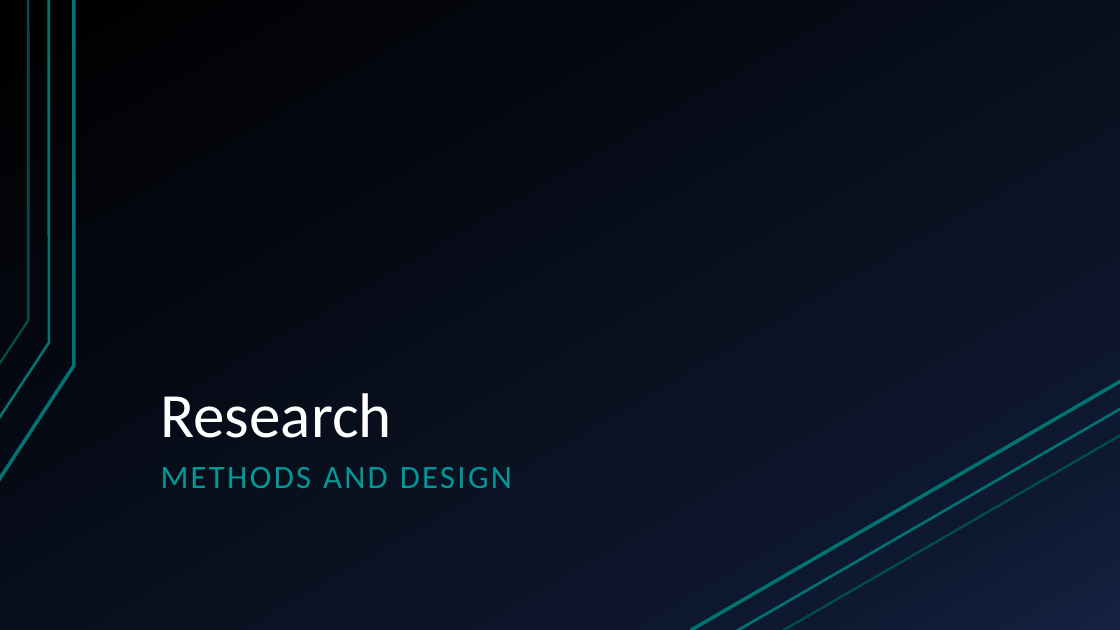
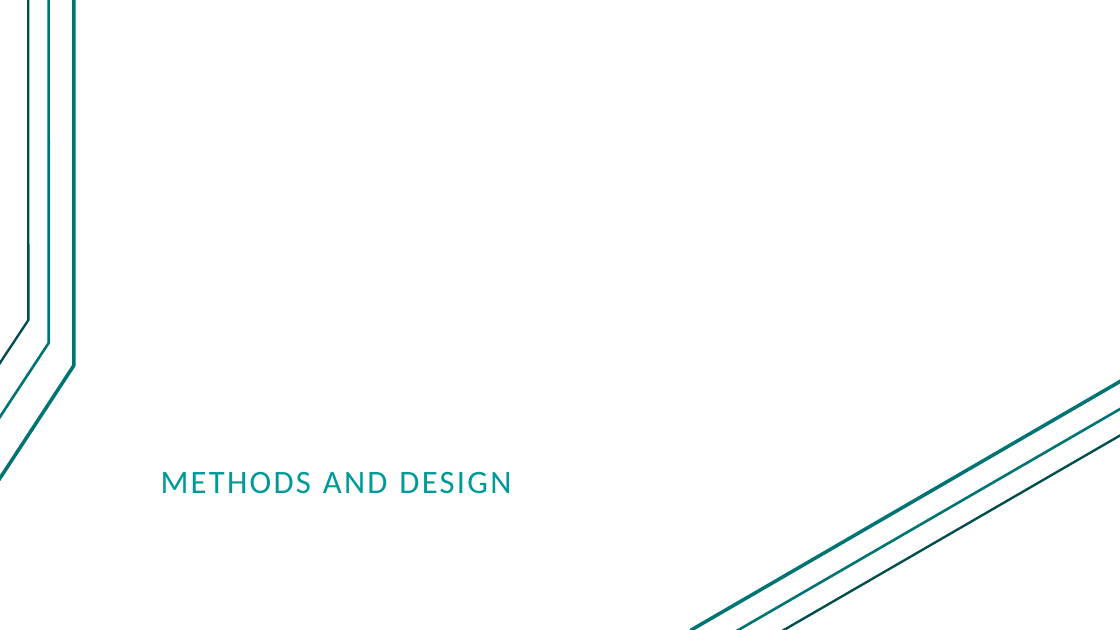
Before and after one commit to giacoppd/Security-For-Robotics, a slide deck: slide 4 of docs/progress_report/progress_report.pptx. Drawn at 1120x630 pixels with LibreOffice and Linux fonts; fonts in the diff are those of the drawing. Boxes give left, top, right and bottom in pixels: in the first picture for what was removed or moved away, otherwise in the second. Text is boxed around its words. In the diff, an @@ line names an element or a change of style, - is before the commit and + after.

```diff
--- a/docs/progress_report/progress_report.pptx
+++ b/docs/progress_report/progress_report.pptx
@@ background gradient #000000 to #0F1931 to #142242 to #FFFFFF @@
@@ freeform shape at box(0, 0, 74, 480): outline redrawn @@
@@ freeform shape at box(0, 0, 49, 419): outline #007373 2.25 pt to #007373 2.24 pt @@
@@ freeform shape at box(0, 0, 29, 365): outline #007373 2 pt to #004D4D 2 pt @@
@@ title removed at box(161, 393, 392, 438) @@
-Research
@@ line (735, 630) - (1120, 408): stroke #007373 2.25 pt to #007373 2.24 pt @@
@@ line (782, 630) - (1120, 435): stroke #007373 2 pt to #004D4D 2 pt @@
@@ text "METHODS AND DESIGN" at box(161, 471, 511, 494): line spacing 0.9 to 1 @@
```
Also in this commit, not shown: 13 other slides changed, 7 slides added, 1 slide removed.
